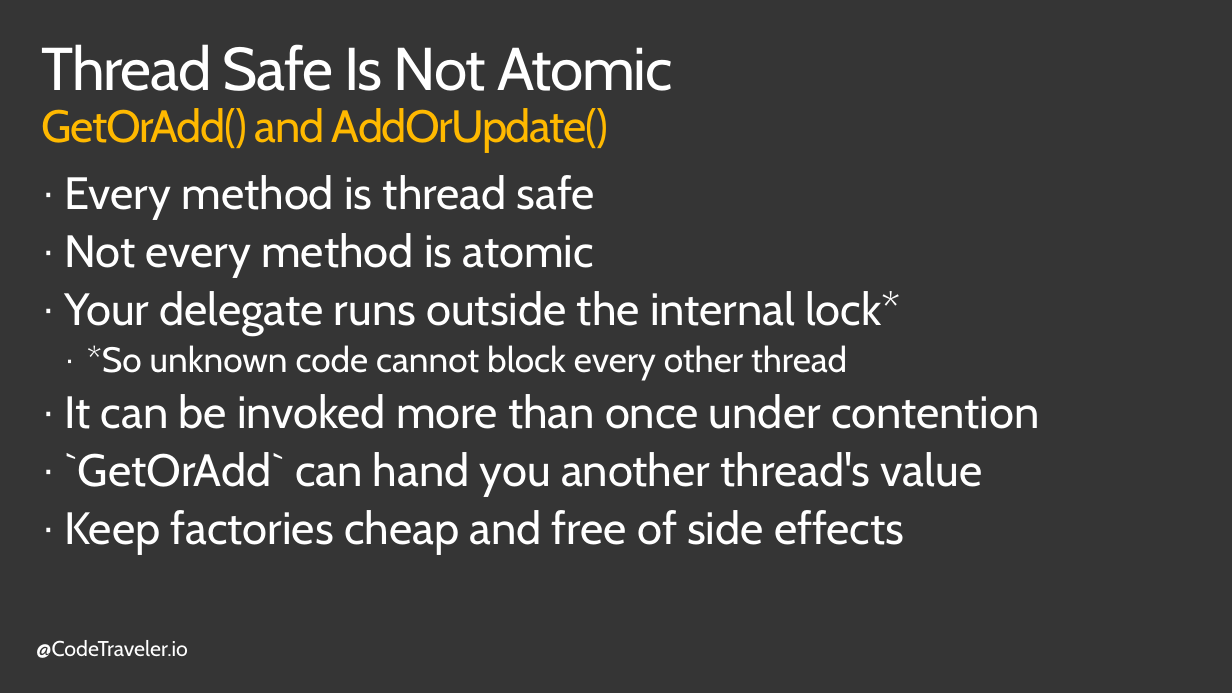
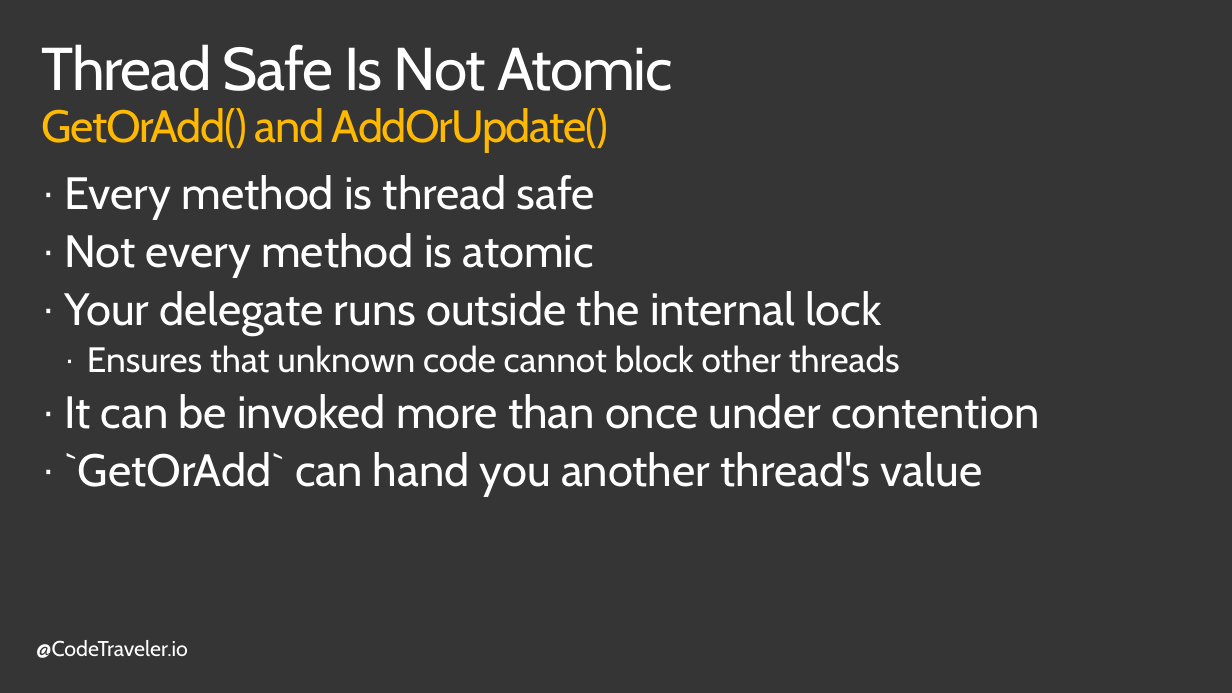
Before and after one commit to TheCodeTraveler/BecomeAnExpertWithAsyncAwait, a slide deck: slide 7 of 8. Concurrent Collections/ConcurrentCollections.pptx (slide 8 before the commit). Drawn at 1232x693 pixels with LibreOffice and Linux fonts; fonts in the diff are those of the drawing; background and template pictures are left out. Boxes give left, top, right and bottom in pixels: in the first picture for what was removed or moved away, otherwise in the second. Text is boxed around its words. In the diff, an @@ line names an element or a change of style, - is before the commit and + after.

```diff
--- a/8. Concurrent Collections/ConcurrentCollections.pptx
+++ b/8. Concurrent Collections/ConcurrentCollections.pptx
@@ text at [64,291,900,373]: text changed @@
-· Your delegate runs outside the internal lock*
-  · *So unknown code cannot block every other thread
+· Your delegate runs outside the internal lock
+  · Ensures that unknown code cannot block other threads
@@ text at [64,510,904,555]: paragraph removed @@
-· Keep factories cheap and free of side effects
```
Also in this commit, not shown: 8 other slides changed, 1 slide removed, 1 other file.
